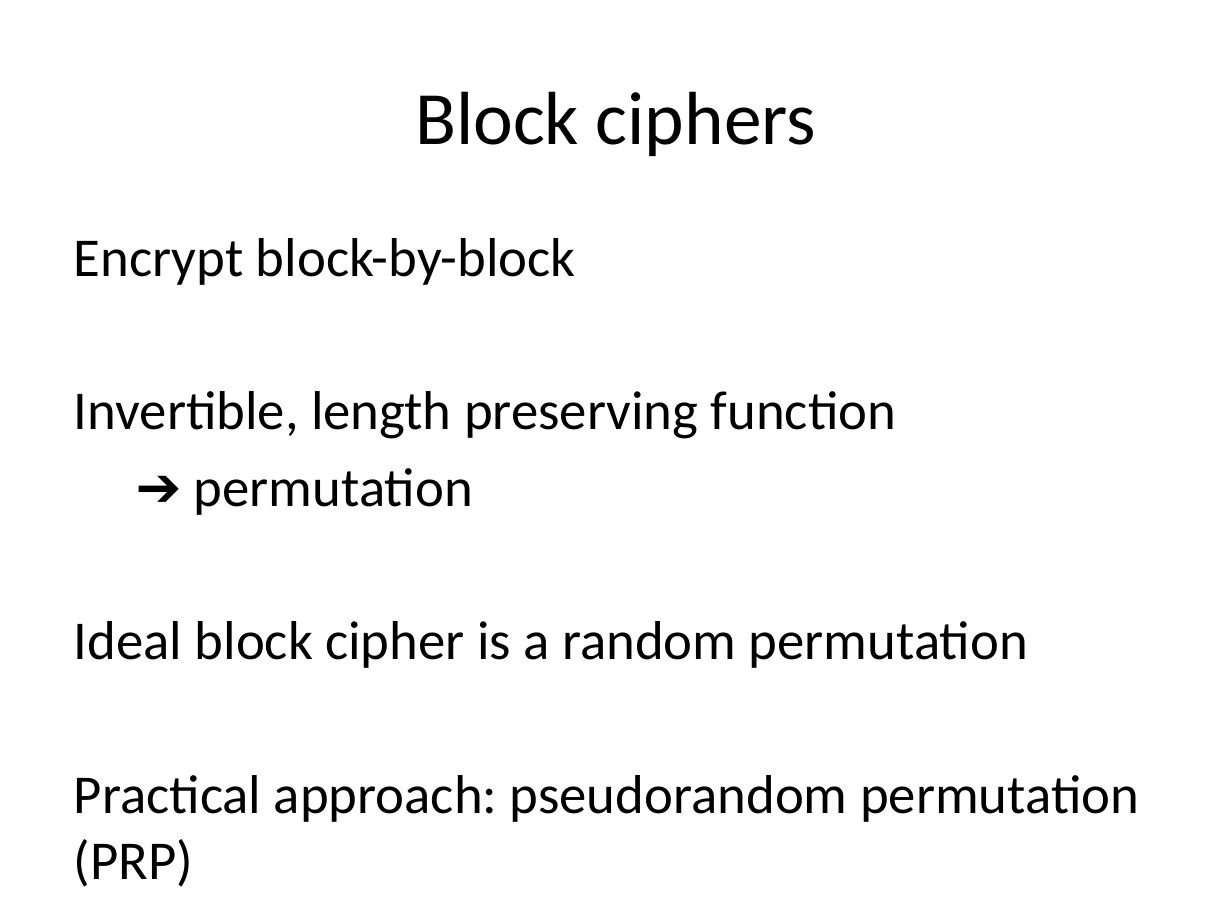
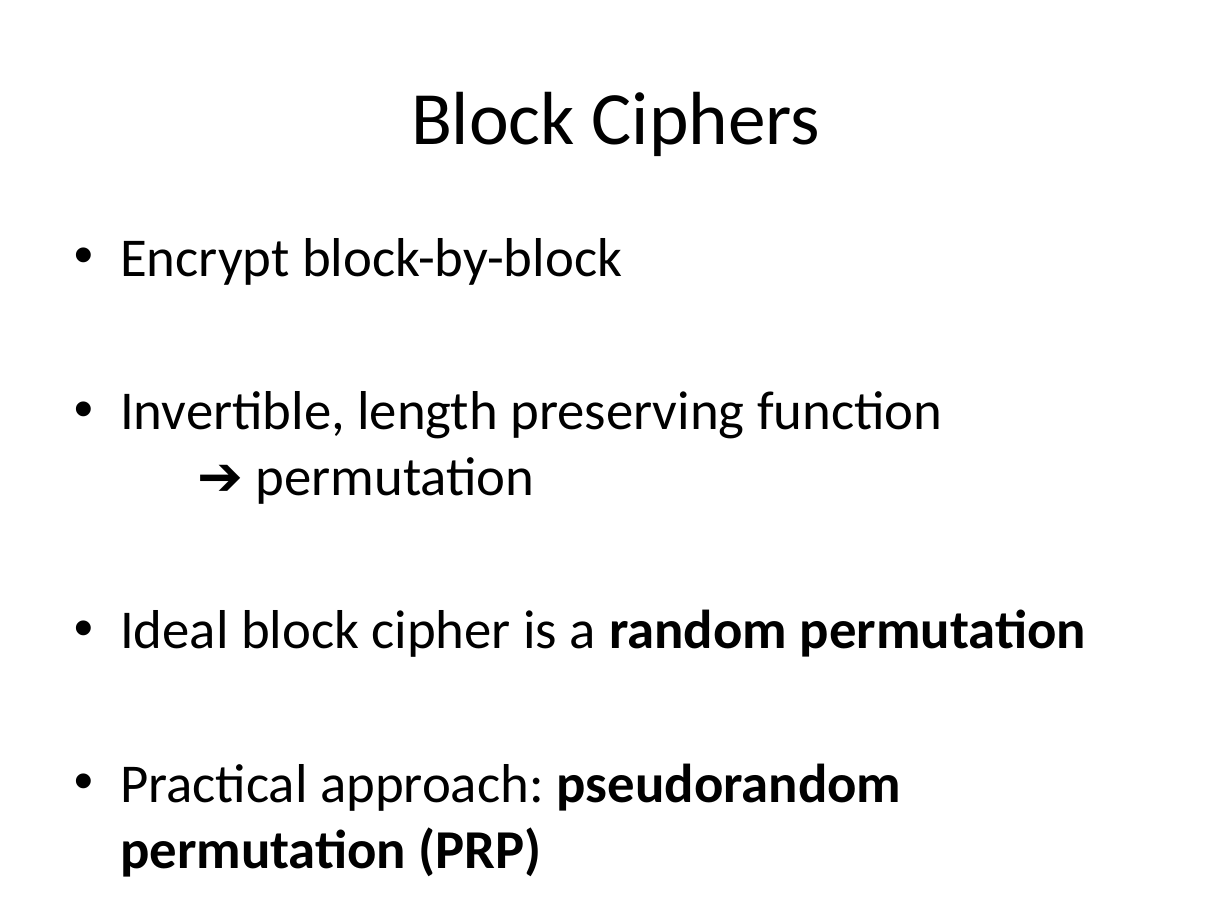
Before and after one commit to noise-lab/security-course, a slide deck: slide 27 of fall2016/lectures/4-Ciphers.pptx (slide 17 before the commit). Drawn at 1232x924 pixels with LibreOffice and Linux fonts; fonts in the diff are those of the drawing. Boxes give left, top, right and bottom in pixels: in the first picture for what was removed or moved away, otherwise in the second. Text is boxed around its words. In the diff, an @@ line names an element or a change of style, - is before the commit and + after.

```diff
--- a/fall2016/lectures/4-Ciphers.pptx
+++ b/fall2016/lectures/4-Ciphers.pptx
@@ title at [411, 91, 820, 156]: text changed @@
-Block ciphers
+Block Ciphers
@@ text at [120, 238, 1086, 877]: bold on in "random permutation", "pseudorandom permutation (PRP)"; bullet none to • @@
@@ text at [120, 391, 942, 504]: text changed @@
-Invertible, length preserving function
-➔ permutation
+• Invertible, length preserving function
+  ➔ permutation
```
Also in this commit, not shown: 45 other slides changed, 2 slides added, 2 slides removed, 3 other files.
